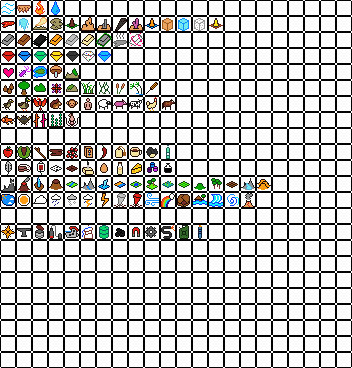
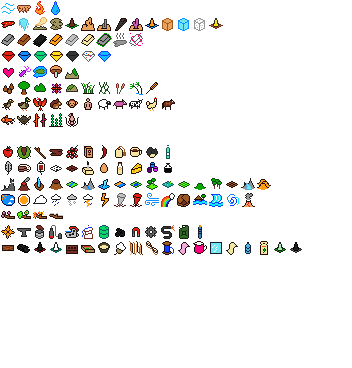
Revision of a layered 352px x 368px image; what changed, layer by layer:
painted on "Elements" over left=1, top=210, right=302, bottom=255
hid "BG" over left=0, top=0, right=352, bottom=368
